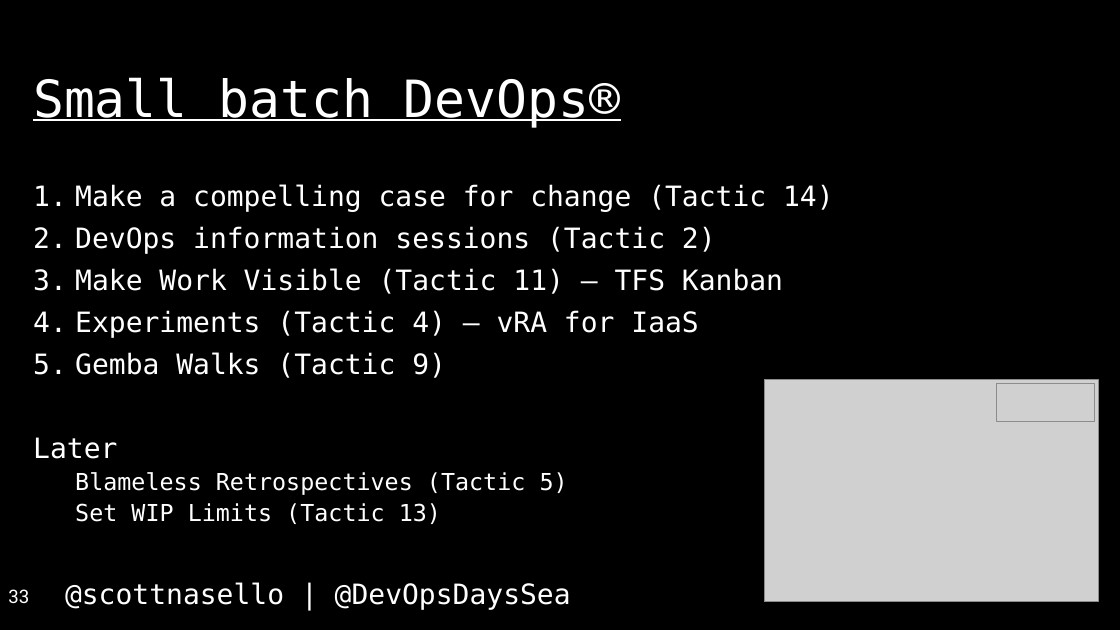
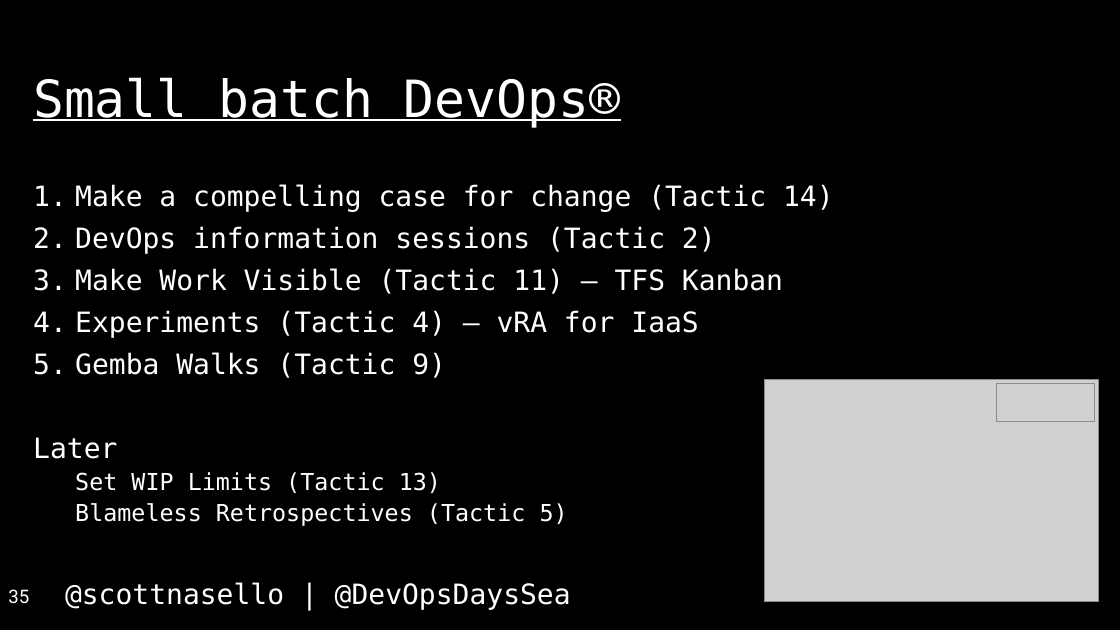
Before and after one commit to scottnasello/talks, a slide deck: slide 35 of 2017-04-26 Seattle DevOpsDays/DevOpsDays Seattle.pptx (slide 33 before the commit). Drawn at 1120x630 pixels with LibreOffice and Linux fonts; fonts in the diff are those of the drawing; grey boxes stand for pictures. Boxes give left, top, right and bottom in pixels: in the first picture for what was removed or moved away, otherwise in the second. Text is boxed around its words. In the diff, an @@ line names an element or a change of style, - is before the commit and + after.

```diff
--- a/2017-04-26 Seattle DevOpsDays/DevOpsDays Seattle.pptx
+++ b/2017-04-26 Seattle DevOpsDays/DevOpsDays Seattle.pptx
@@ text at (75, 472, 441, 493): paragraph added @@
+  Set WIP Limits (Tactic 13)
@@ text at (75, 503, 441, 524): paragraph removed @@
-  Set WIP Limits (Tactic 13)
@@ page number at (8, 589, 29, 604): text changed @@
-33
+35
```
Also in this commit, not shown: 8 other slides changed, 6 slides added, 1 slide removed, 1 other file.
